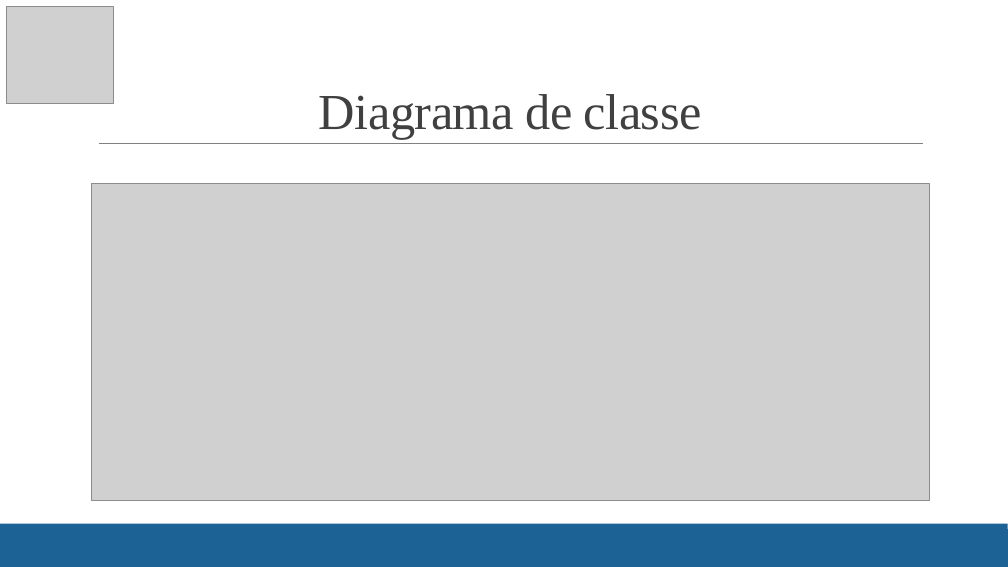
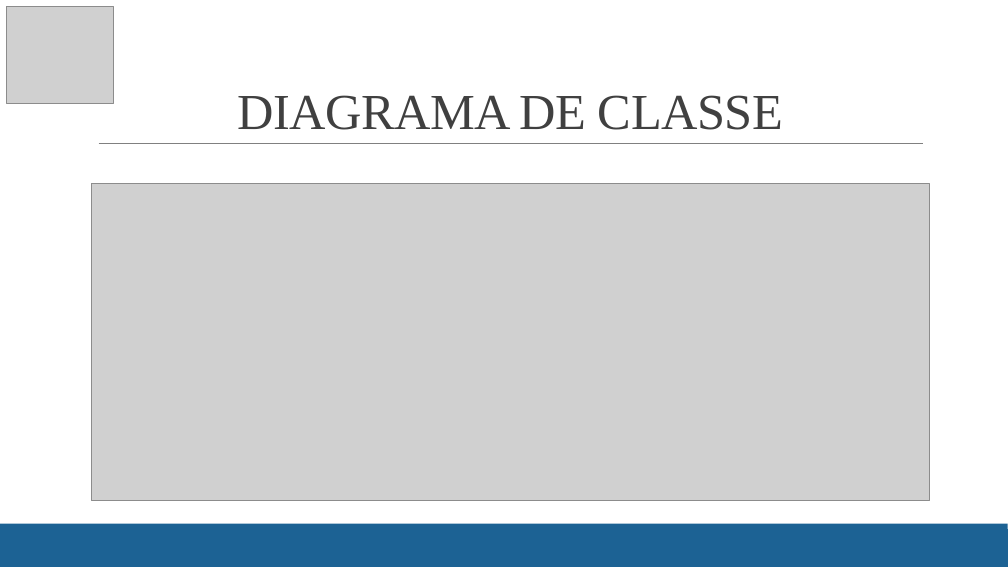
Before and after one commit to arezit/monkeysreceitas, a slide deck: slide 8 of TEXcerto.pptx (slide 6 before the commit). Drawn at 1008x567 pixels with LibreOffice and Linux fonts; fonts in the diff are those of the drawing; grey boxes stand for pictures. Boxes give left, top, right and bottom in pixels: in the first picture for what was removed or moved away, otherwise in the second. Text is boxed around its words. In the diff, an @@ line names an element or a change of style, - is before the commit and + after.

```diff
--- a/TEXcerto.pptx
+++ b/TEXcerto.pptx
@@ title at bbox=[238, 95, 783, 130]: text changed @@
-Diagrama de classe
+DIAGRAMA DE CLASSE
```
Also in this commit, not shown: 12 other slides changed, 3 slides added.
